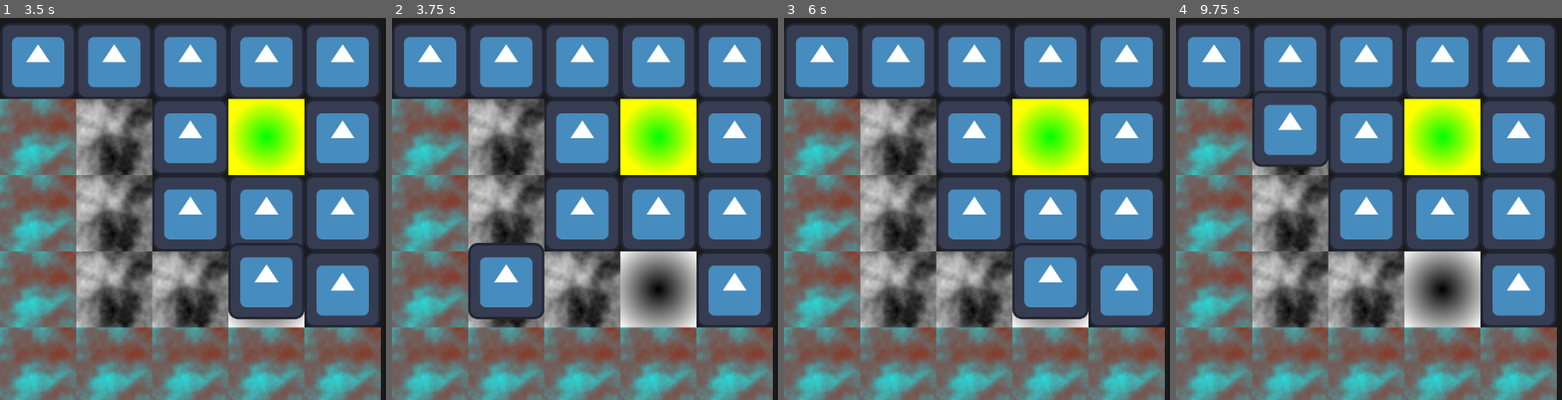
Above: before the commit, frames 1-4 (left to right).
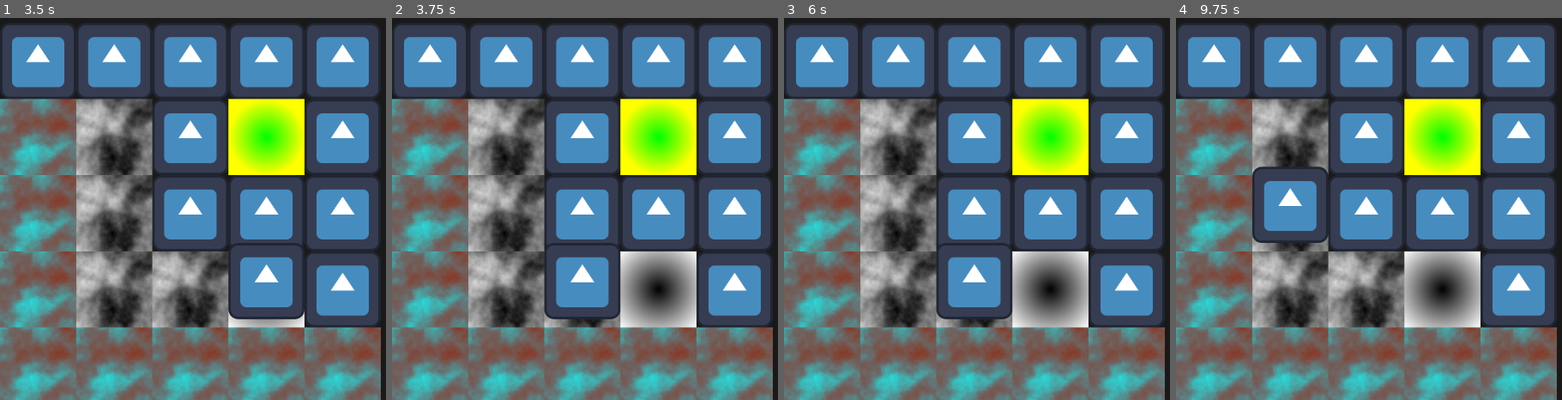
Above: after the commit, the same moments.

Repository: SomeSortOfSam/Out-of-Mind
Game: Godot game, scene res://Levels/level01.tscn
The game is run twice, just before and just after one commit, with the same random seed, the same clock (stepped at 60 frames per second) and the same inputs. The engine's default icon, where the game draws it, is replaced by a stand-in: a white triangle on a blue panel in a dark square.
Inputs:
- Up to frame 1 (3.5 s): tap Enter at 0.5, 2 s; hold Right (ui_right) 0.53-1.28 s; tap Space at 1.25, 2.75 s; hold Down (ui_down) 1.28-2.03 s; hold Right (ui_right) 2.03-2.78 s; hold Up (ui_up) from 2.78 s (still down)
- Up to frame 2 (3.75 s): tap Enter at 3.5 s; release Up (ui_up) at 3.53 s; hold Left (ui_left) from 3.53 s (still down)
- Up to frame 3 (6 s): tap Space at 4.25 s; release Left (ui_left) at 5.03 s; hold Down (ui_down) 5.03-5.78 s; hold Right (ui_right) from 5.78 s (still down)
- Up to frame 4 (9.75 s): release Right (ui_right) at 6.53 s; hold Up (ui_up) 6.53-7.28 s; hold Right (ui_right) 7.28-8.03 s; hold Down (ui_down) 8.03-8.78 s; hold Left (ui_left) 8.78-9.53 s; hold Up (ui_up) from 9.53 s (still down)

Frame 1 is identical in both runs. In frame 2, 7.1% of the frame differs, in the area x 19-60%, y 58-79%; in frame 3, 7.2%, in the area x 39-79%, y 58-79%; in frame 4, 7.0%.

Commit message:
Tweened player movement

Diff:
--- a/Player.gd
+++ b/Player.gd
@@ -6,16 +6,16 @@
 
 @onready var map : TileMap = $".."
 var current_cell : Vector2i
-var _is_moving : bool
+var tween : Tween
 
 signal won
 
 # Called every frame. 'delta' is the elapsed time since the previous frame.
 func _process(delta):
 	var input : Vector2i = Vector2i(Input.get_axis("ui_left","ui_right"), Input.get_axis("ui_up","ui_down"))
-	if !_is_moving && input != Vector2i.ZERO && map.get_cell_source_id(0,current_cell + input) not in WALL_TILE_IDS:
-		print(input,current_cell)
+	if (!tween || !tween.is_running()) && input != Vector2i.ZERO && map.get_cell_source_id(0,current_cell + input) not in WALL_TILE_IDS:
 		current_cell += input
-		translate(input * map.tile_set.tile_size)
+		tween = create_tween()
+		tween.tween_property(self,"position",position + input * map.tile_set.tile_size * 1.0,.2)
 		if map.get_cell_source_id(0,current_cell) == WIN_TILE_ID:
 			emit_signal("won")
